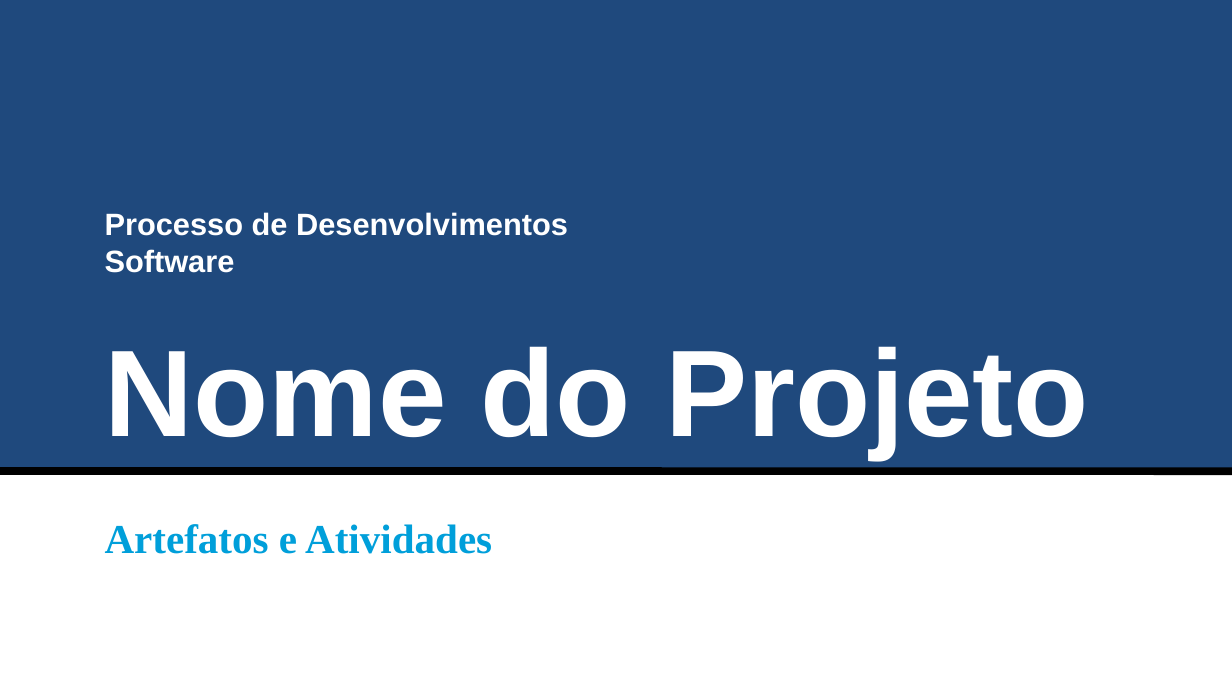
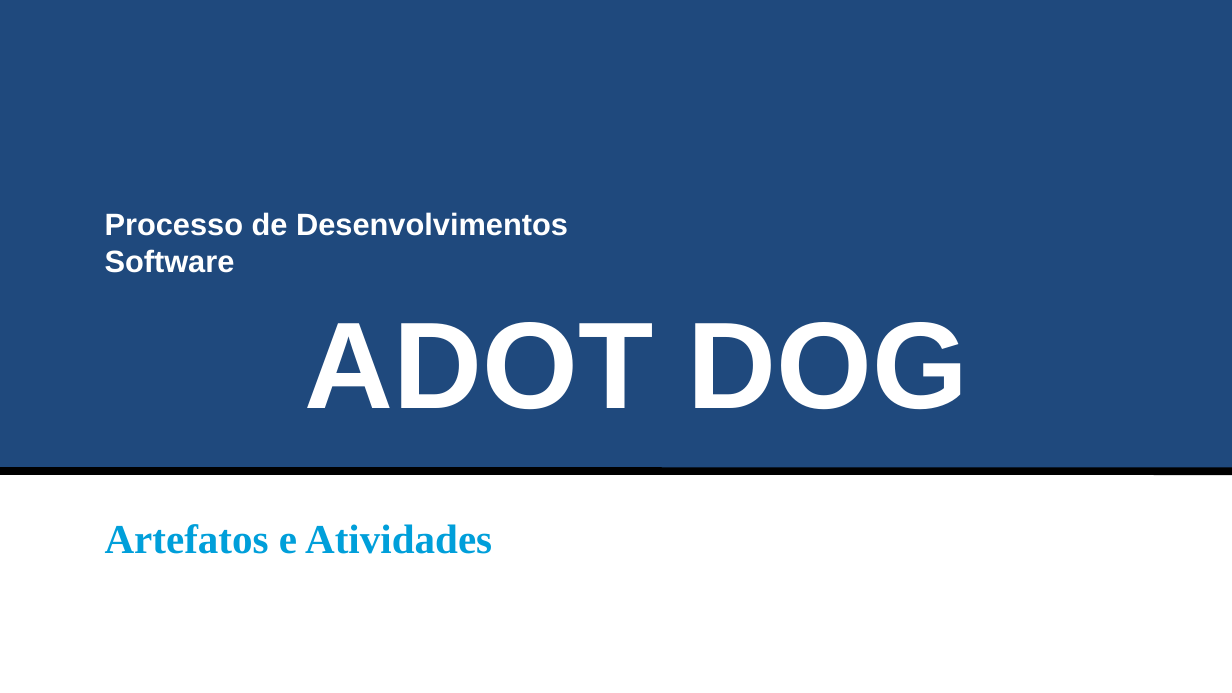
Before and after one commit to ufrpe-uast/adocao, a slide deck: slide 1 of Sprint-7/Artefatos_Sprint7.pptx. Drawn at 1232x693 pixels with LibreOffice and Linux fonts; fonts in the diff are those of the drawing. Boxes give left, top, right and bottom in pixels: in the first picture for what was removed or moved away, otherwise in the second. Text is boxed around its words. In the diff, an @@ line names an element or a change of style, - is before the commit and + after.

```diff
--- a/Sprint-7/Artefatos_Sprint7.pptx
+++ b/Sprint-7/Artefatos_Sprint7.pptx
@@ text at box(305, 322, 968, 410): text changed @@
-Nome do Projeto
+ADOT DOG
```
Also in this commit, not shown: 3 other slides changed, 3 slides added, 1 slide removed, 51 other files.
